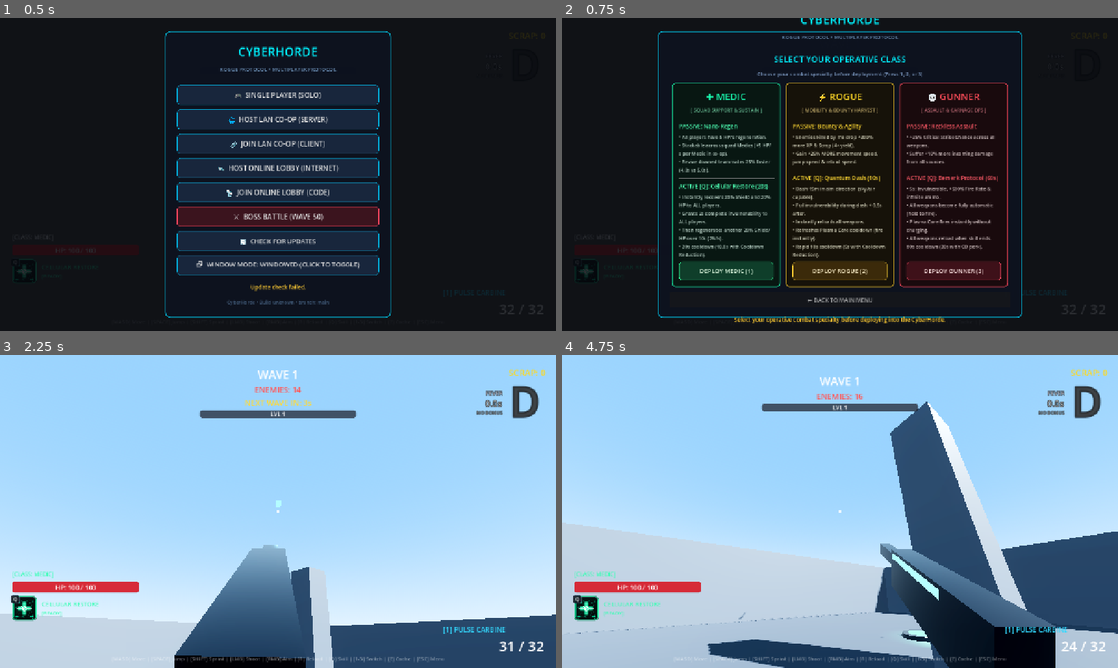
Above: before the commit, frames 1-4 (two rows, left to right).
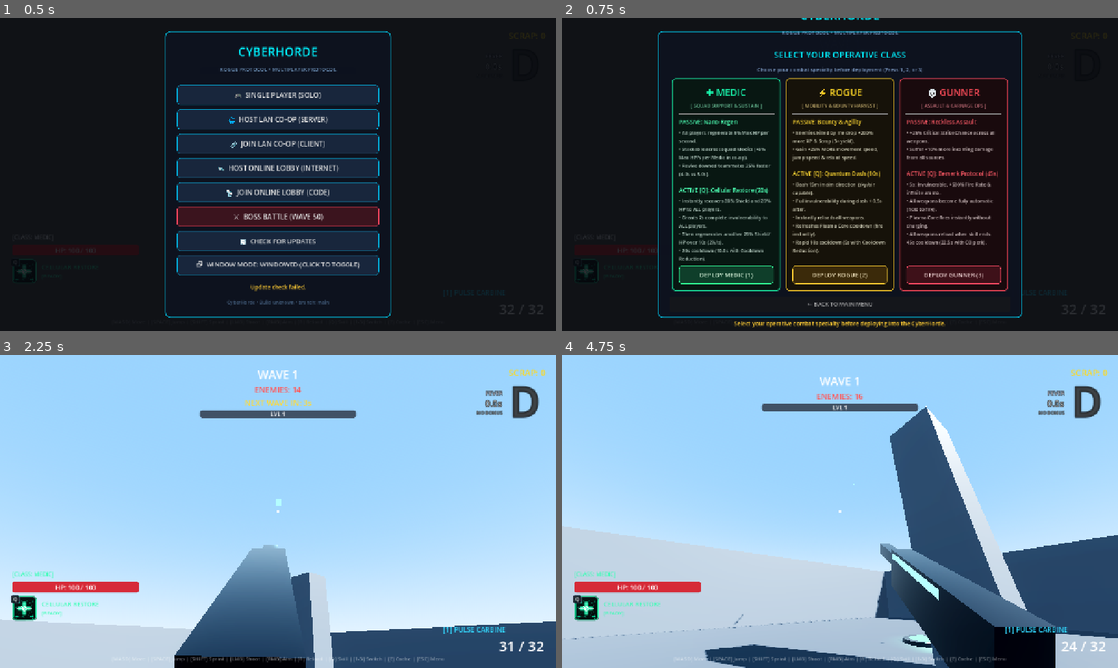
Above: after the commit, the same moments.

Repository: YuriSekaii/CyberHorde-FPS-Roguelike
Game: Godot game, scene res://scenes/main.tscn
Two runs of this game, one before a commit and one after it. Both use one fixed random seed, a clock stepped at 60 frames per second and the inputs below.
Inputs (mouse positions are in pixels of both pictures, inside the frame that each line leads up to):
- Up to frame 1 (0.5 s): no input
- Up to frame 2 (0.75 s): click "🎮 SINGLE PLAYER (SOLO)" at 0.5 s
- Up to frame 3 (2.25 s): click "DEPLOY MEDIC (1)" at 1.25 s; tap Enter at 2 s; move the mouse to (305, 511) at 2.02 s; hold W (move_forward) from 2.03 s (still down); hold Right mouse button (aim) from 2.03 s (still down); click (305, 511) at 2.17 s
- Up to frame 4 (4.75 s): keep holding W (move_forward); tap Space (jump) at 2.27, 2.57, 3.02, 3.32, 4.52 s; move the mouse to (812, 511) at 2.77 s; release Right mouse button (aim) at 2.78 s; tap E (interact) at 2.85 s; move the mouse to (851, 505) at 3.52 s; press the mouse at (851, 505) at 3.53 s; move the mouse to (834, 517) at 4.27 s; release the mouse at (834, 517) at 4.28 s; tap Shift (sprint) at 4.35 s; click (834, 517) at 4.42 s

Frame 1 is identical in both runs. In frame 2, 16% of the frame differs, in the area x 19-81%, y 0-99%; in frame 3, 1.5%; in frame 4, 2.9%.

Commit message:
balance: Rogue bounty 4x -> 3x (no guaranteed Scrap), Gunner Berserk cd 60s -> 45s, Medic regen 5 HP/s -> 5% Max HP/s
Co-Authored-By: Claude Opus 5.5 <noreply@anthropic.com>

Diff:
--- a/scenes/ui/lobby_menu.tscn
+++ b/scenes/ui/lobby_menu.tscn
@@ -713,8 +713,8 @@
 layout_mode = 2
 theme_override_colors/font_color = Color(0.85, 0.95, 0.9, 0.85)
 theme_override_font_sizes/font_size = 11
-text = "• All players have 5 HP/s regeneration.
-• Stackable across squad Medics (+5 HP/s per Medic in co-op).
+text = "• All players regenerate 5% Max HP per second.
+• Stackable across squad Medics (+5% Max HP/s per Medic in co-op).
 • Revive downed teammates 25% faster (4.0s vs 5.0s)."
 autowrap_mode = 2
 
@@ -790,7 +790,7 @@
 layout_mode = 2
 theme_override_colors/font_color = Color(0.95, 0.95, 0.85, 0.85)
 theme_override_font_sizes/font_size = 11
-text = "• Enemies killed by me drop +300% more XP & Scrap (4× yield).
+text = "• Enemies killed by me drop +200% more XP & Scrap (3× yield).
 • Gain +25% MORE movement speed, jump speed & reload speed."
 autowrap_mode = 2
 
@@ -878,7 +878,7 @@
 layout_mode = 2
 theme_override_colors/font_color = Color(1, 0.35, 0.4, 1)
 theme_override_font_sizes/font_size = 13
-text = "ACTIVE [Q]: Berserk Protocol (60s)"
+text = "ACTIVE [Q]: Berserk Protocol (45s)"
 
 [node name="ActiveDesc" type="Label" parent="Panel/VBoxContainer/ClassSelectContainer/CardsHBox/GunnerCard/Margin/VBox"]
 layout_mode = 2
@@ -888,7 +888,7 @@
 text = "• 5s: Invulnerable, +500% Fire Rate & infinite ammo.
 • All weapons become fully automatic (hold to fire).
 • Plasma Core fires instantly without charging.
-• All weapons reload when skill ends. 60s cooldown (30s with CD perk)."
+• All weapons reload when skill ends. 45s cooldown (22.5s with CD perk)."
 autowrap_mode = 2
 
 [node name="GunnerSelectBtn" type="Button" parent="Panel/VBoxContainer/ClassSelectContainer/CardsHBox/GunnerCard/Margin/VBox"]
--- a/scripts/enemies/boss.gd
+++ b/scripts/enemies/boss.gd
@@ -818,7 +818,7 @@
 
 	# Generous rewards
 	var is_rogue_kill = last_hit_by_rogue or (GameManager.player_class == "rogue" and not NetworkManager.is_multiplayer)
-	var loot_mult: float = 4.0 if is_rogue_kill else 1.0
+	var loot_mult: float = 3.0 if is_rogue_kill else 1.0
 	var fever_mult: float = GameManager.get_fever_loot_mult()
 	GameManager.add_xp(int(800 * loot_mult * fever_mult))
 	GameManager.add_scrap(int(500 * loot_mult * fever_mult))
--- a/scripts/enemies/enemy_base.gd
+++ b/scripts/enemies/enemy_base.gd
@@ -267,7 +267,7 @@
 
 func _drop_loot() -> void:
 	var is_rogue_kill = last_hit_by_rogue or (GameManager.player_class == "rogue" and not NetworkManager.is_multiplayer)
-	var loot_mult: float = 4.0 if is_rogue_kill else 1.0 # 300% more = 4x value
+	var loot_mult: float = 3.0 if is_rogue_kill else 1.0 # 200% more = 3x value
 	var fever_mult: float = GameManager.get_fever_loot_mult()
 
 	# Clamp loot spawn to safe arena ground level so pickups are never lost outside the arena or in the abyss
@@ -281,7 +281,7 @@
 		var dnum = DAMAGE_NUMBER_SCENE.instantiate()
 		get_parent().call_deferred("add_child", dnum)
 		dnum.position = drop_pos + Vector3(0, 1.8, 0)
-		dnum.setup_text("+300% BOUNTY", Color(1.0, 0.85, 0.1))
+		dnum.setup_text("+200% BOUNTY", Color(1.0, 0.85, 0.1))
 
 	# Pickups are added deferred (die() can run mid-physics), so set local `position`:
 	# the parent is the scene root at the origin, and global_position errors before entering the tree.
@@ -292,7 +292,7 @@
 	xp.setup(0, int(xp_reward * loot_mult * fever_mult))
 
 	# 2. Chance of Scrap
-	if randf() < 0.45 or is_rogue_kill:
+	if randf() < 0.45:
 		var scrap = LOOT_SCENE.instantiate()
 		get_parent().call_deferred("add_child", scrap)
 		scrap.position = drop_pos + Vector3(0, 0.5, 0)
--- a/scripts/player/player.gd
+++ b/scripts/player/player.gd
@@ -57,7 +57,7 @@
 const MEDIC_COOLDOWN: float = 20.0
 const MEDIC_ACTIVE_DURATION: float = 2.0
 const ROGUE_COOLDOWN: float = 10.0
-const GUNNER_COOLDOWN: float = 60.0
+const GUNNER_COOLDOWN: float = 45.0
 const GUNNER_ACTIVE_DURATION: float = 5.0
 
 var skill_cooldown_timer: float = 0.0
@@ -463,11 +463,11 @@
 				GameManager.current_shield = current_shield
 				shield_changed.emit(current_shield, GameManager.shield_max)
 
-	# Medic Passive: 5 HP/s regeneration across all players per active Medic (Stackable)
+	# Medic Passive: 5% Max HP/s regeneration across all players per active Medic (Stackable)
 	if not is_downed and current_health < max_health:
 		var total_medic_regen = _get_total_medic_regen()
 		if total_medic_regen > 0.0:
-			heal(total_medic_regen * delta)
+			heal(max_health * total_medic_regen * delta)
 
 	# Remote player interpolation
 	if not is_local_player:
@@ -1123,7 +1123,7 @@
 	for p in players:
 		if is_instance_valid(p) and p.get("is_downed") == false and p.get("player_class") == "medic":
 			medic_count += 1
-	return float(medic_count) * 5.0
+	return float(medic_count) * 0.05 # Fraction of Max HP per second
 
 func _spawn_floating_text(text_msg: String, color: Color) -> void:
 	var scene_root = get_tree().current_scene if get_tree() else get_parent()
@@ -1246,7 +1246,7 @@
 	var exit_speed = BASE_WALK_SPEED * GameManager.speed_mult
 	velocity = dash_direction * exit_speed
 
-# --- GUNNER ACTIVE: BERSERK OVERDRIVE (60s cd, 5s duration) ---
+# --- GUNNER ACTIVE: BERSERK OVERDRIVE (45s cd, 5s duration) ---
 func _activate_gunner_skill() -> void:
 	is_gunner_active = true
 	gunner_timer = GUNNER_ACTIVE_DURATION
Not shown, changed: README.md
